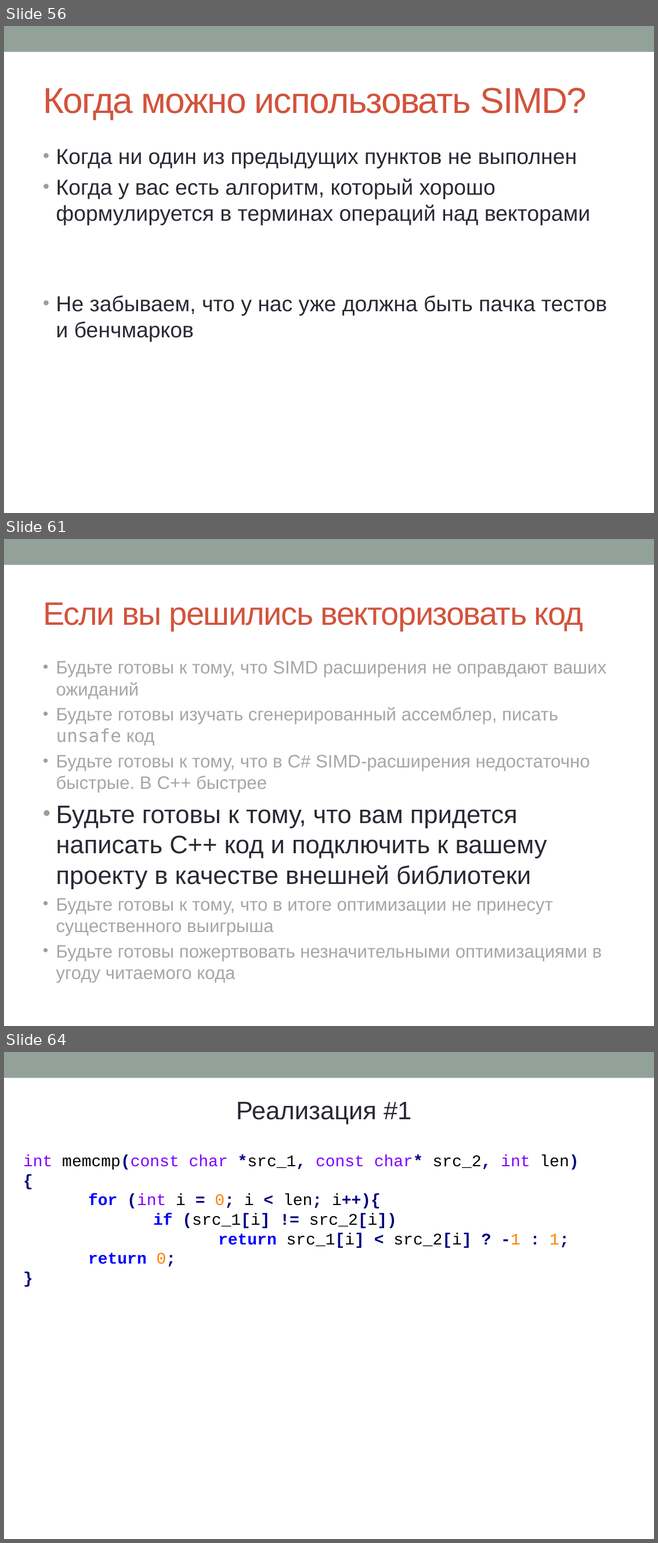
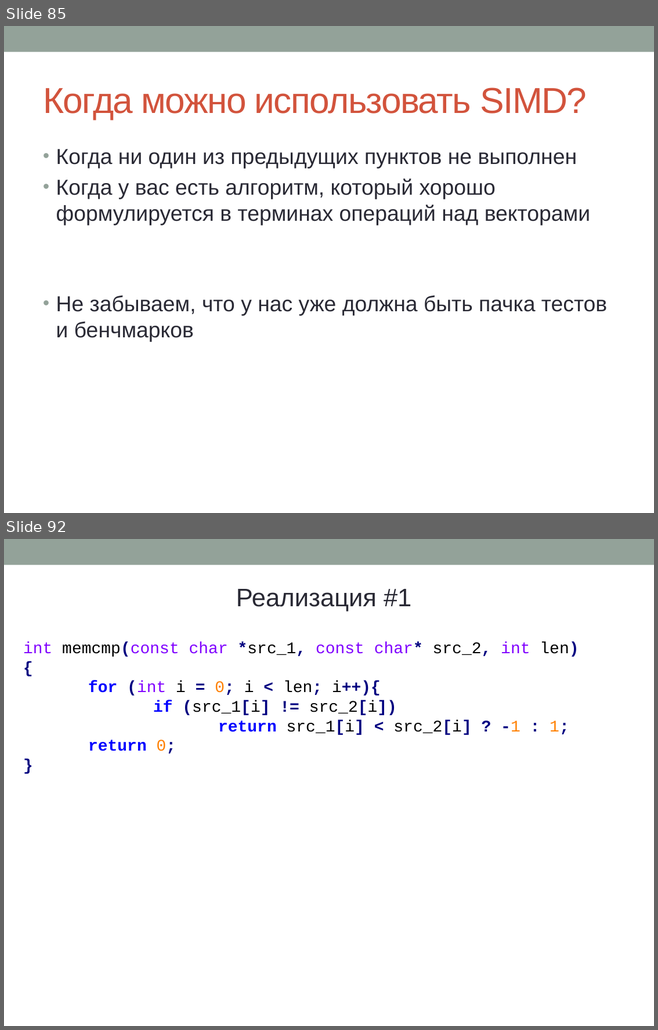
Before and after one commit to sivukhin/SimdLecture, a slide deck: simd_presentation.pptx. Shown one above the other, each under a label of ours: slides 56, 61 and 64 before the commit, slides 85 and 92 after it; the slides between them are not shown. The pictures are 658x1543 and 658x1030 pixels, drawn with LibreOffice and Linux fonts; fonts in the diff are those of the drawing. Boxes give left, top, right and bottom in pixels: in the first picture for what was removed or moved away, otherwise in the second. Text is boxed around its words. In the diff, an @@ line names an element or a change of style, - is before the commit and + after.

```diff
--- a/simd_presentation.pptx
+++ b/simd_presentation.pptx
@@ slide 61 removed at (4, 539, 654, 1026), background #FFFFFF; not listed: 1 template element that a slide beside it also shows @@
@@ title removed at (43, 602, 583, 631) @@
-Если вы решились векторизовать код
@@ text removed at (56, 661, 607, 983) @@
-• Будьте готовы к тому, что SIMD расширения не оправдают ваших ожиданий
-• Будьте готовы изучать сгенерированный ассемблер, писать unsafe код
-• Будьте готовы к тому, что в C# SIMD-расширения недостаточно быстрые. В C++ быстрее
-• Будьте готовы к тому, что вам придется написать C++ код и подключить к вашему проекту в качестве внешней библиотеки
-• Будьте готовы к тому, что в итоге оптимизации не принесут существенного выигрыша
-• Будьте готовы пожертвовать незначительными оптимизациями в угоду читаемого кода
@@ what was slide 56 is now slide 85 @@
@@ what was slide 64 is now slide 92 @@
```
Also in this commit, not shown: 10 slides changed, 32 slides added, 2 other slides removed, 1 other file.
